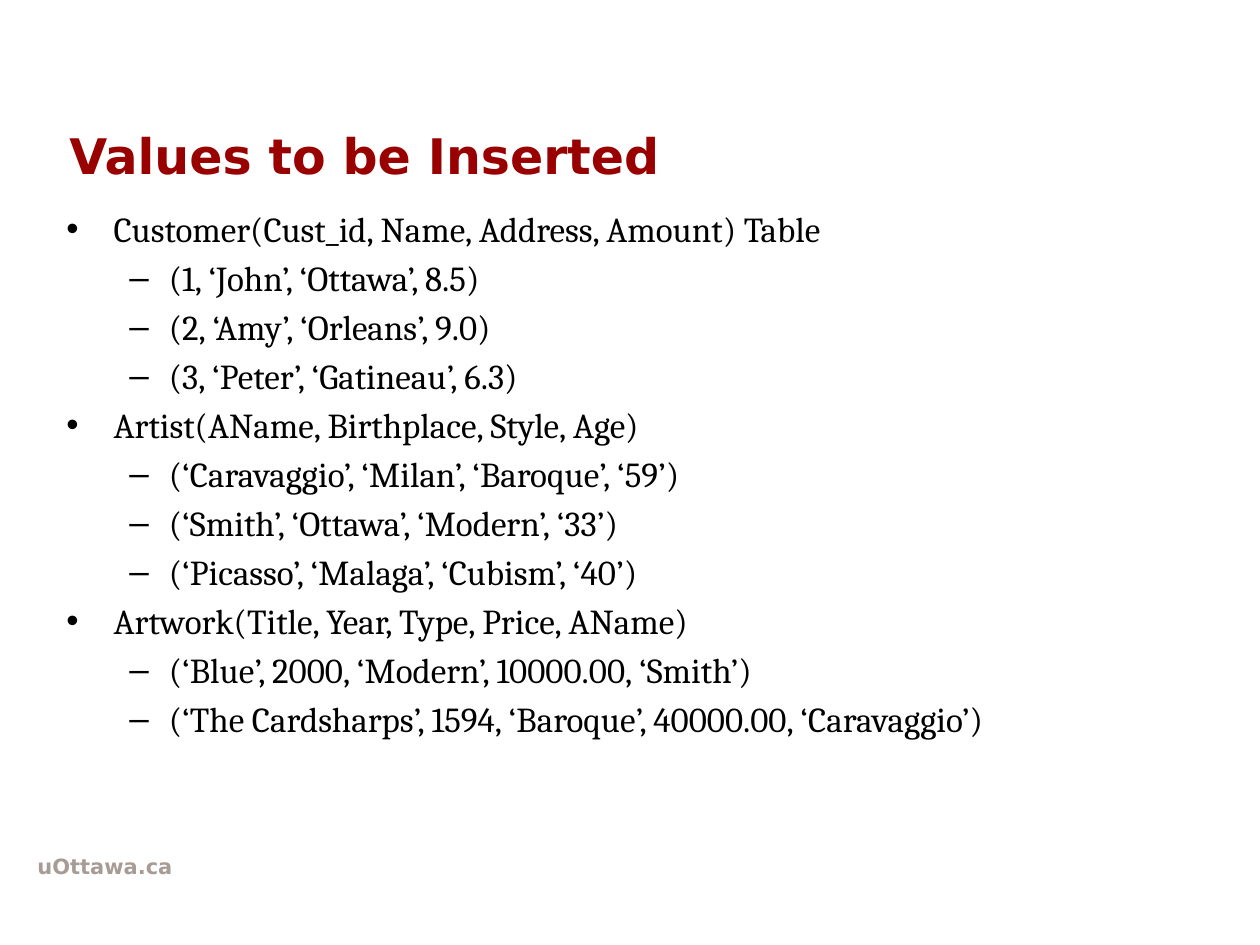
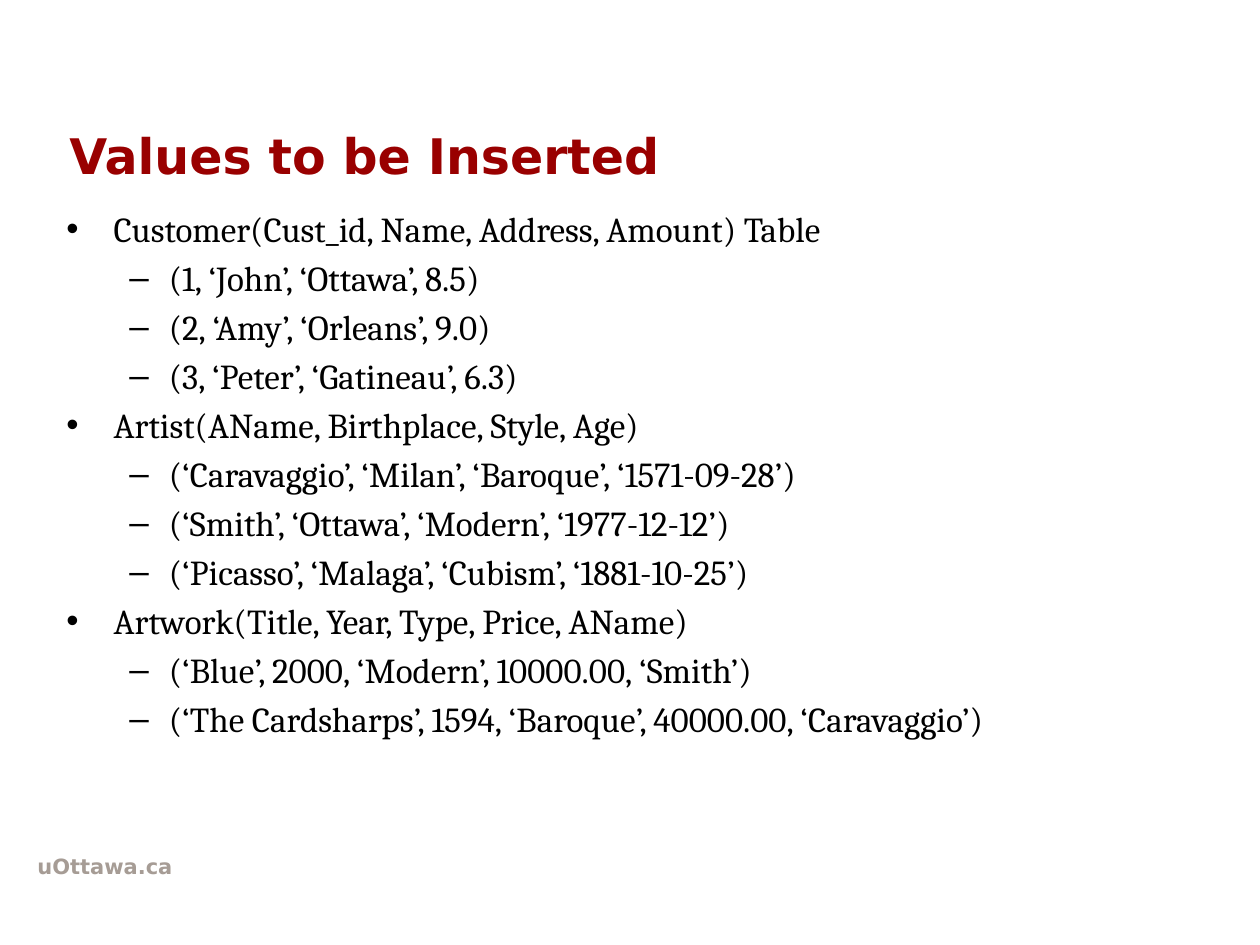
Before and after one commit to rkhal101/CSI2132-Databases-I, a slide deck: slide 10 of labs/lab2/lab2.pptx. Drawn at 1260x945 pixels with LibreOffice and Linux fonts; fonts in the diff are those of the drawing; background and template pictures are left out. Boxes give left, top, right and bottom in pixels: in the first picture for what was removed or moved away, otherwise in the second. Text is boxed around its words. In the diff, an @@ line names an element or a change of style, - is before the commit and + after.

```diff
--- a/labs/lab2/lab2.pptx
+++ b/labs/lab2/lab2.pptx
@@ text at <box>169,462,796,593</box>: text changed @@
-  – (‘Caravaggio’, ‘Milan’, ‘Baroque’, ‘59’)
-  – (‘Smith’, ‘Ottawa’, ‘Modern’, ‘33’)
-  – (‘Picasso’, ‘Malaga’, ‘Cubism’, ‘40’)
+  – (‘Caravaggio’, ‘Milan’, ‘Baroque’, ‘1571-09-28’)
+  – (‘Smith’, ‘Ottawa’, ‘Modern’, ‘1977-12-12’)
+  – (‘Picasso’, ‘Malaga’, ‘Cubism’, ‘1881-10-25’)
```
Also in this commit, not shown: 3 other slides changed, 7 other files.
